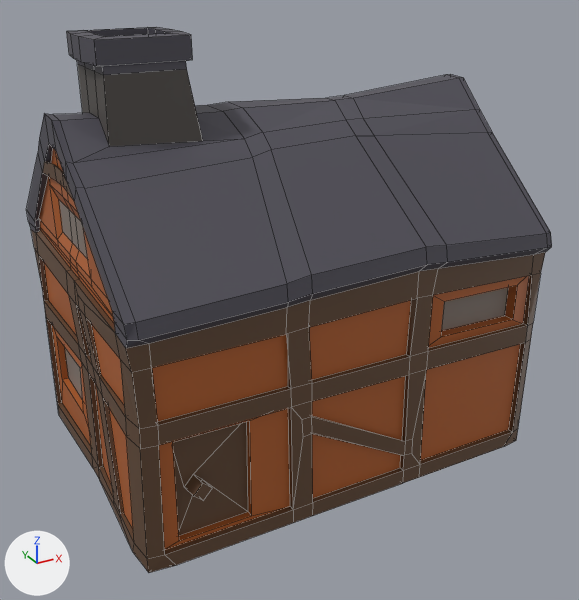
What one commit did to the Blender file SourceAssets/Houses/MainBuildings/Colonist/ColonistHouse1.blend.
Rendered twice from a 50 mm camera at (-1.74, -3.28, 2.36) aimed at (0.0, -0.12, 0.77). Every picture has the same lights, and +X, +Y and +Z are marked at lower left. The first picture is the older version. Mesh edges are drawn as thin lines.

Script lines for the objects in view, before the commit:
```python
me_plane_001 = bpy.data.meshes.new('Plane.001')
me_plane_001.from_pydata(...)  # 609 vertices, 616 faces; spans x -1.07..1.07, y -1.11..1.13, z 0.0..2.25
# faces by material slot: [607, 9]
me_plane_001.materials.append(mat_material_001)  # picture img_colorpalette_png_002
me_plane_001.materials.append(mat_material_002)  # picture img_colorpalettedaytimeemissive_png
ob_colonisthouse1 = bpy.data.objects.new('ColonistHouse1', me_plane_001)
ob_colonisthouse1.location = (0.0, 0.0, 0.0)
ob_colonisthouse1.scale = (0.966, 0.711, 0.909)
```
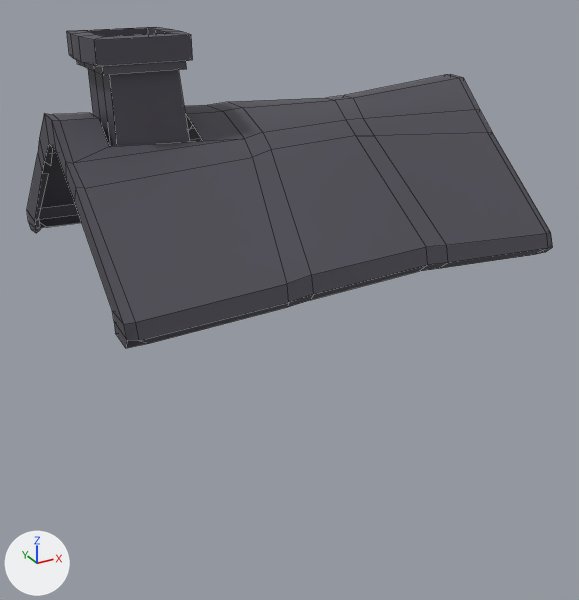
Location of each change, (x1, y1, x2, y2) in pixels of the pictures (579 x 600 px):
'ColonistHouse1', reshaped (41% shorter)
    before: (26, 27, 552, 573)
    after: (27, 27, 553, 348)
part 1 of me_plane_001, cut back (brown)
    before: (31, 148, 545, 573)
part 2 of me_plane_001, edited (looks the same)
    both: (27, 27, 552, 348)

The change, as a diff of the scene's bpy script:
```diff
--- a/SourceAssets/Houses/MainBuildings/Colonist/ColonistHouse1.blend.py
+++ b/SourceAssets/Houses/MainBuildings/Colonist/ColonistHouse1.blend.py
@@ img_colorpalette_png_004 @@
+img_colorpalette_png_004 = load_image('ColorPalette.png.004', '../../../Textures/ColourPalettes/ColorPalette.png', 32, 32, 'sRGB')
@@ mat_stone @@
+mat_stone = principled_material('Stone')
+mat_stone.texture = img_colorpalette_png_004
@@ me_plane_001 @@
 # used by ob_colonisthouse1; location = (0.0, 0.0, 0.0); scale = (0.966, 0.711, 0.909)
-me_plane_001.from_pydata(...)  # 609 vertices, 616 faces; spans x -1.07..1.07, y -1.11..1.13, z 0.0..2.25
-me_plane_001.materials.append(mat_material_002)  # picture img_colorpalettedaytimeemissive_png
+me_plane_001.from_pydata(...)  # 200 vertices, 165 faces; spans x -1.07..1.07, y -1.12..1.13, z 1.13..2.25
+# me_plane_001 part 1: 15 vertices moved from x -1.06..1.07, y -1.11..1.12, z 1.19..1.26 to x -1.06..1.07, y -1.12..1.1, z 1.19..1.26; 409 vertices removed from x -1.06..1.07, y -1.09..1.11, z 0.0..1.72
+# me_plane_001 part 2: 165 faces spanning x -1.07..1.07, y -1.12..1.13, z 1.13..2.25 switch from mat_material_001 (picture img_colorpalette_png_002) to mat_stone (picture img_colorpalette_png_004)
```
